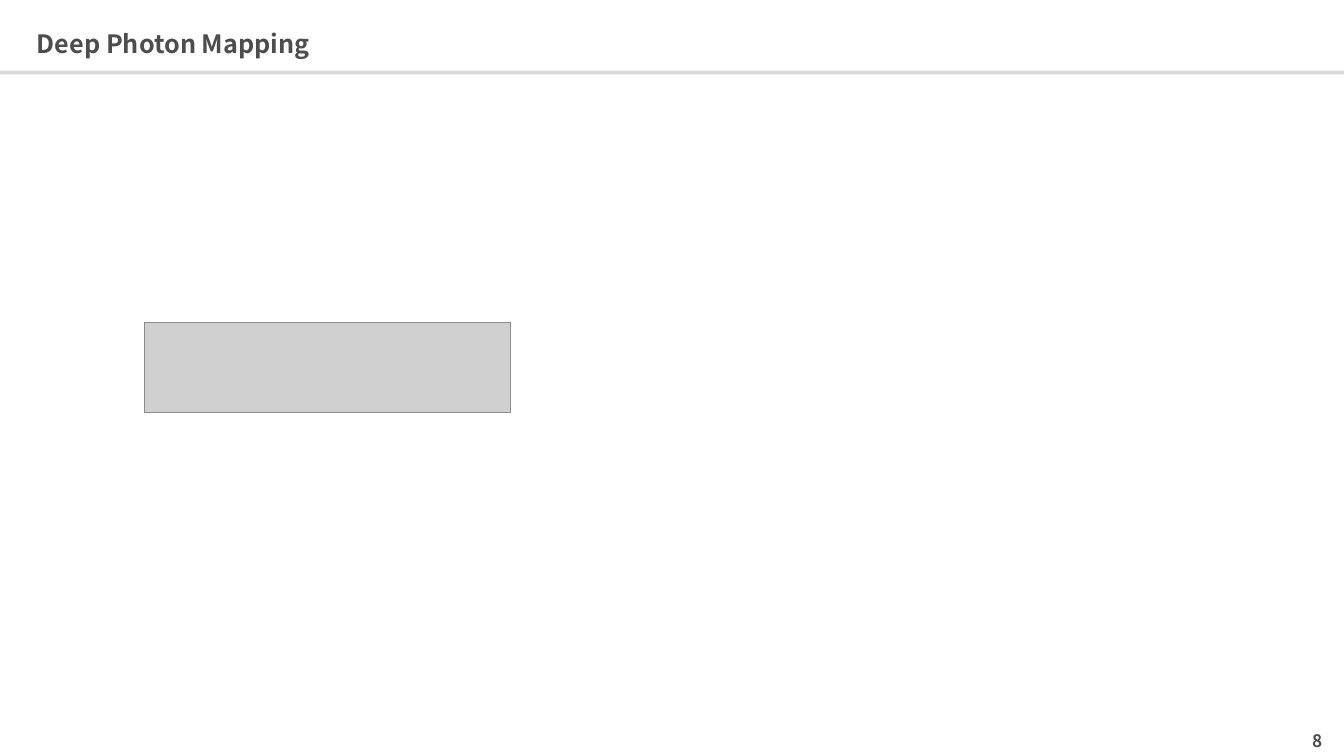
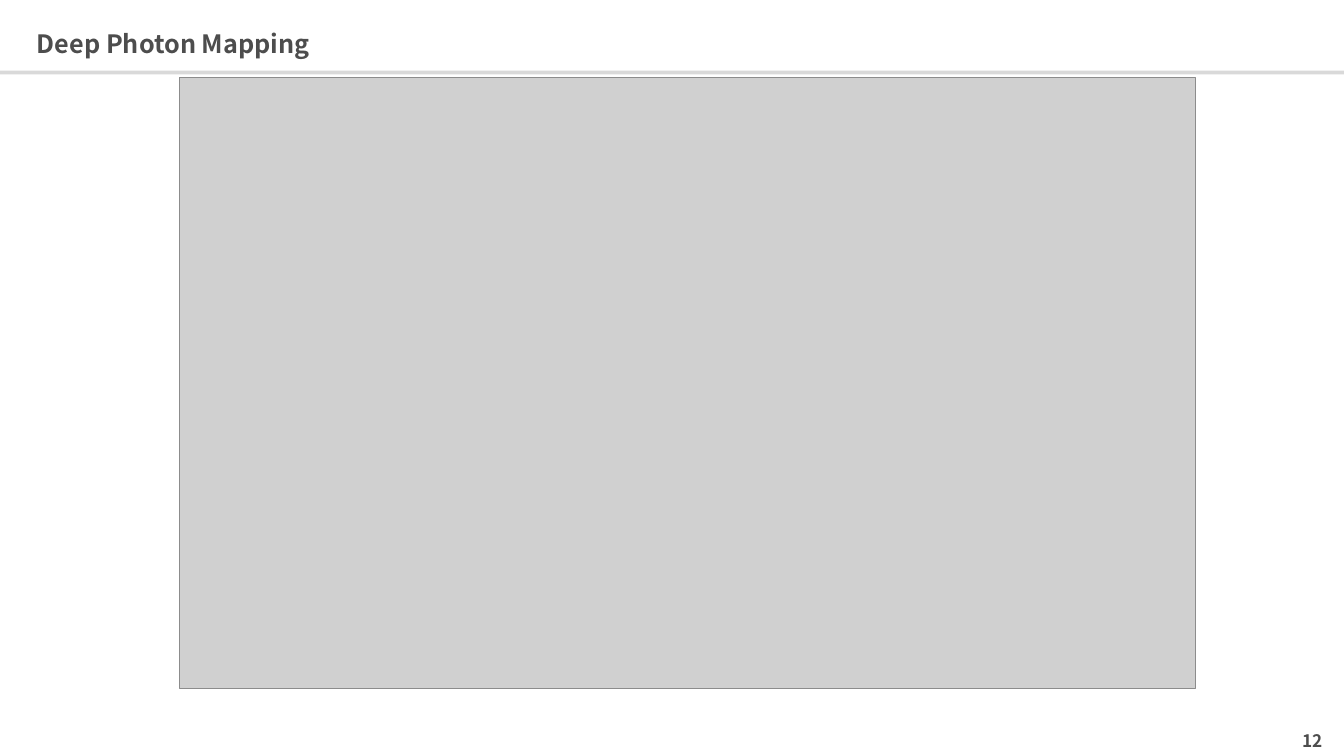
Before and after one commit to 0V/survey-paper-rendering, a slide deck: slide 13 of ppts/photonmapping/Deep Photon Mapping.pptx (slide 9 before the commit). Drawn at 1344x756 pixels with LibreOffice and Linux fonts; fonts in the diff are those of the drawing; grey boxes stand for pictures. Boxes give left, top, right and bottom in pixels: in the first picture for what was removed or moved away, otherwise in the second. Text is boxed around its words. In the diff, an @@ line names an element or a change of style, - is before the commit and + after.

```diff
--- a/ppts/photonmapping/Deep Photon Mapping.pptx
+++ b/ppts/photonmapping/Deep Photon Mapping.pptx
@@ picture added at <box>179,78,1196,689</box> @@
@@ picture removed at <box>144,323,511,413</box> @@
@@ page number at <box>1302,734,1322,747</box>: text changed @@
-8
+12
```
Also in this commit, not shown: 5 other slides changed, 4 slides added, 6 other files.
